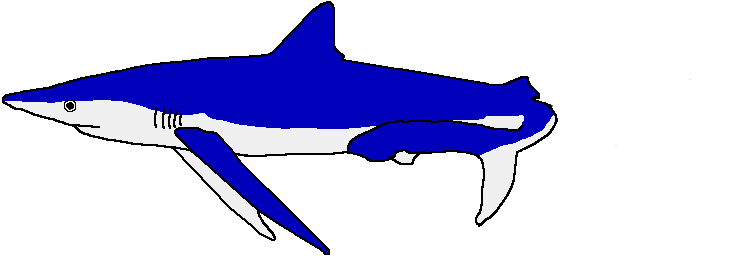
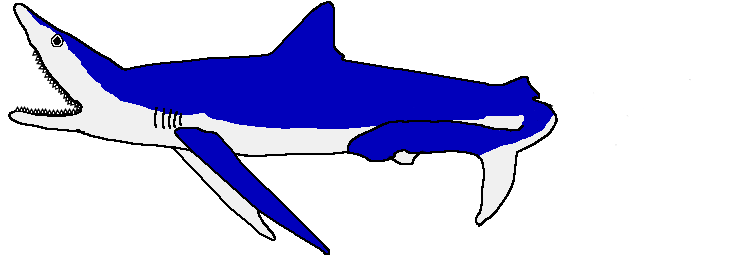
Two versions of the same layered image (736 × 258). Layer-by-layer changes:
added layer "Layer 2" above "Layer 1" over [17, 53, 80, 114]
painted on "Layer 1" over [51, 34, 64, 47]
added layer "Triangle 1" (1st of 35) above "Triangle 1" over [76, 105, 82, 112]
added layer "Triangle 1" (2nd of 35) above "Triangle 1" over [55, 83, 61, 90]
added layer "Triangle 1" (3rd of 35) above "Triangle 1" over [32, 50, 39, 56]
added layer "Triangle 1" (4th of 35) above "Triangle 1" over [35, 55, 42, 61]
added layer "Triangle 1" (5th of 35) above "Triangle 1" over [36, 59, 43, 65]
added layer "Triangle 1" (6th of 35) above "Triangle 1" over [38, 64, 45, 70]
added layer "Triangle 1" (7th of 35) above "Triangle 1" over [44, 72, 51, 78]
added layer "Triangle 1" (8th of 35) above "Triangle 1" over [49, 78, 56, 84]
added layer "Triangle 1" (9th of 35) above "Triangle 1" over [60, 88, 66, 95]
added layer "Triangle 1" (10th of 35) above "Triangle 1" over [65, 95, 71, 102]
added layer "Triangle 1" (11th of 35) above "Triangle 1" over [70, 99, 77, 106]
added layer "Triangle 1" (12th of 35) above "Triangle 1" over [42, 67, 49, 73]
added layer "Triangle 1" (13th of 35) above "Triangle 1" over [47, 75, 54, 81]
added layer "Triangle 1" (14th of 35) above "Triangle 1" over [52, 81, 58, 88]
added layer "Triangle 1" (15th of 35) above "Triangle 1" over [58, 86, 64, 93]
added layer "Triangle 1" (16th of 35) above "Triangle 1" over [63, 92, 70, 99]
added layer "Triangle 1" (17th of 35) above "Triangle 1" over [67, 98, 73, 105]
added layer "Triangle 1" (18th of 35) above "Triangle 1" over [74, 101, 80, 108]
added layer "New Layer" above "Outline" over [8, 3, 126, 133]
painted on "Outline" over [2, 67, 126, 129]
painted on "Shark Color" over [4, 9, 125, 103]
painted on "Shark Belly Color" over [4, 4, 122, 133]
…and 17 more changes (17 added)
